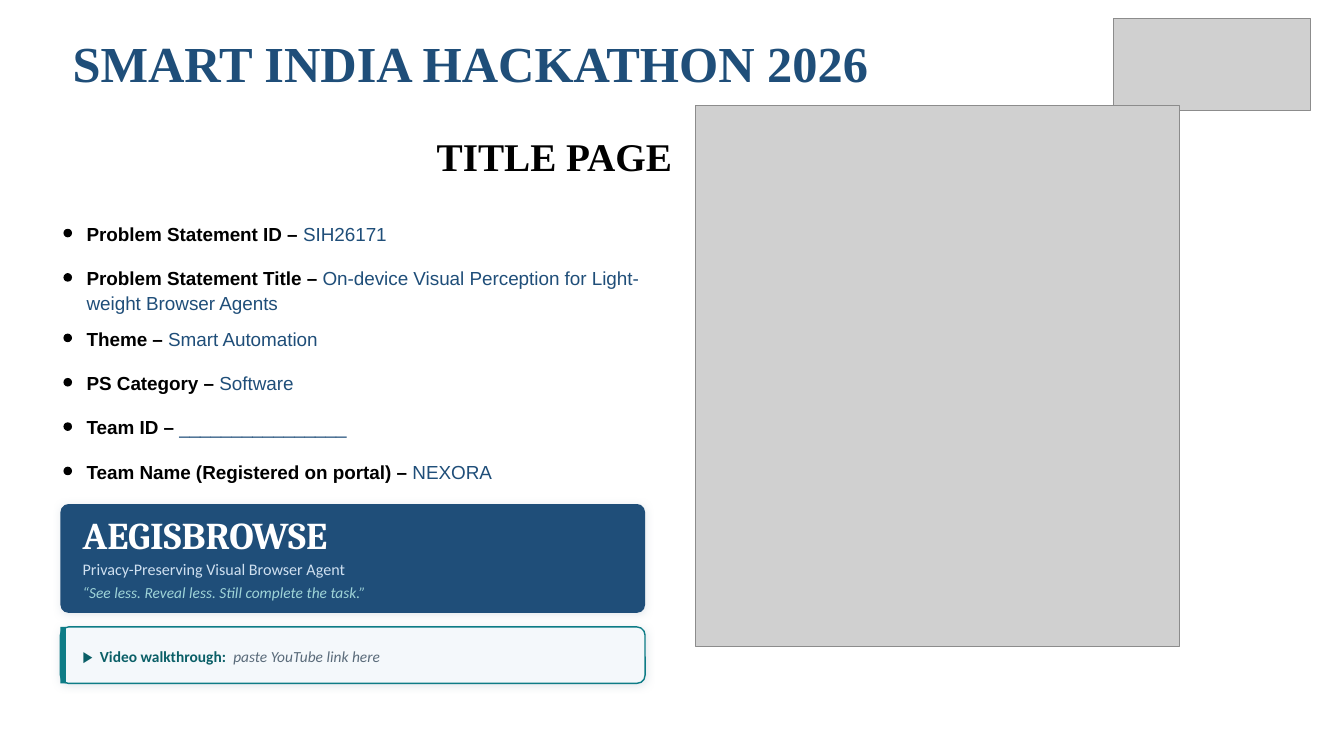
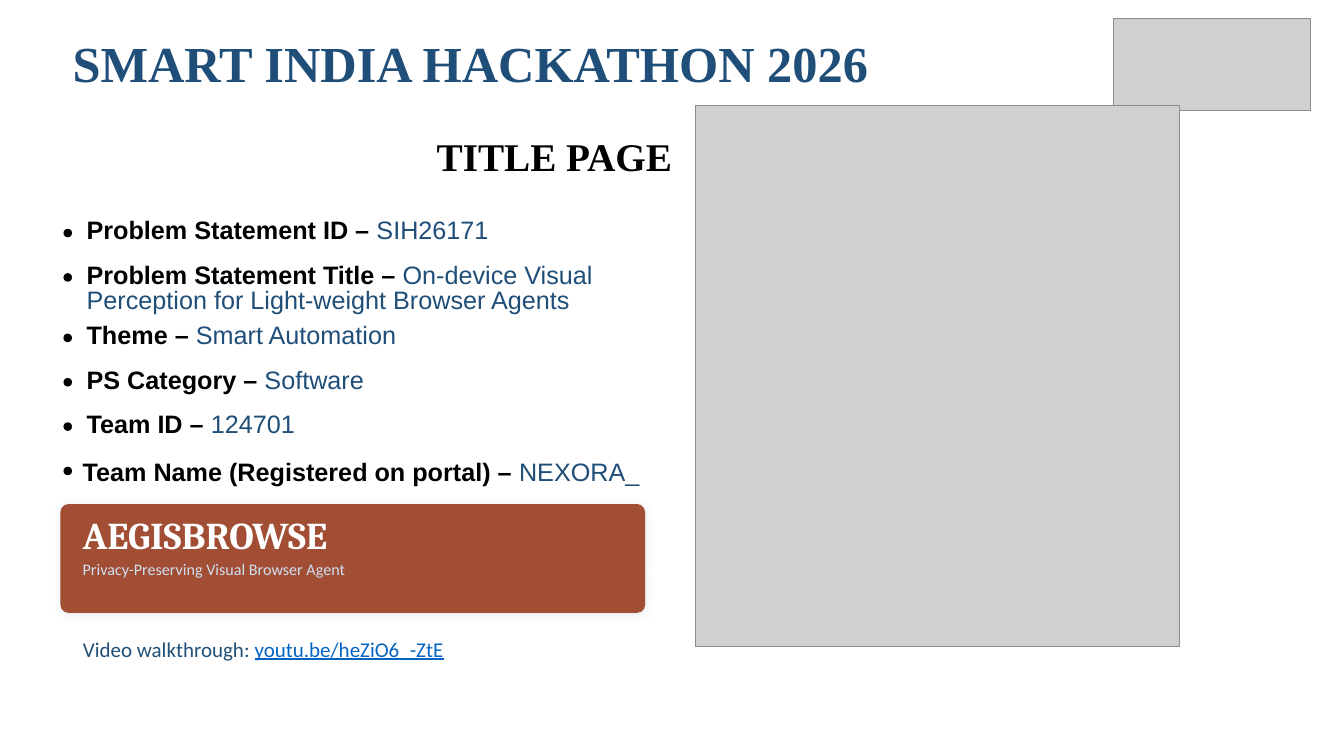
Before and after one commit to mynameisizhan-coder/AegisBrowse, a slide deck: slide 1 of deck/NEXORA_AegisBrowse_Deck.pptx. Drawn at 1344x756 pixels with LibreOffice and Linux fonts; fonts in the diff are those of the drawing; grey boxes stand for pictures. Boxes give left, top, right and bottom in pixels: in the first picture for what was removed or moved away, otherwise in the second. Text is boxed around its words. In the diff, an @@ line names an element or a change of style, - is before the commit and + after.

```diff
--- a/deck/NEXORA_AegisBrowse_Deck.pptx
+++ b/deck/NEXORA_AegisBrowse_Deck.pptx
@@ size 13.5 to 18 pt in 4 elements at [87, 220, 488, 240], [87, 265, 592, 315], [87, 325, 396, 345], [87, 370, 363, 394] @@
@@ text at [87, 415, 295, 434]: text changed; size 13.5 to 18 pt; text colour #1F4E79 to #000000; bold on @@
-Team ID – ________________
+Team ID – 124701
@@ text at [83, 462, 639, 487]: text changed; size 13.5 to 18 pt @@
-Team Name (Registered on portal) – NEXORA
+Team Name (Registered on portal) – NEXORA_
@@ rounded rectangle at [60, 504, 645, 613]: fill #1F4E79 to #A14E35 @@
@@ text removed at [83, 587, 366, 601] @@
-“See less. Reveal less. Still complete the task.”
@@ rounded rectangle removed at [60, 627, 645, 684] @@
@@ rectangle removed at [60, 627, 67, 684] @@
@@ text added at [83, 642, 444, 661], 15 pt, text #0563C1, underline @@
+Video walkthrough: youtu.be/heZiO6_-ZtE
@@ text removed at [100, 651, 380, 665] @@
-▶ Video walkthrough: paste YouTube link here
```
Also in this commit, not shown: 5 slides added, 5 slides removed, 18 other files.
